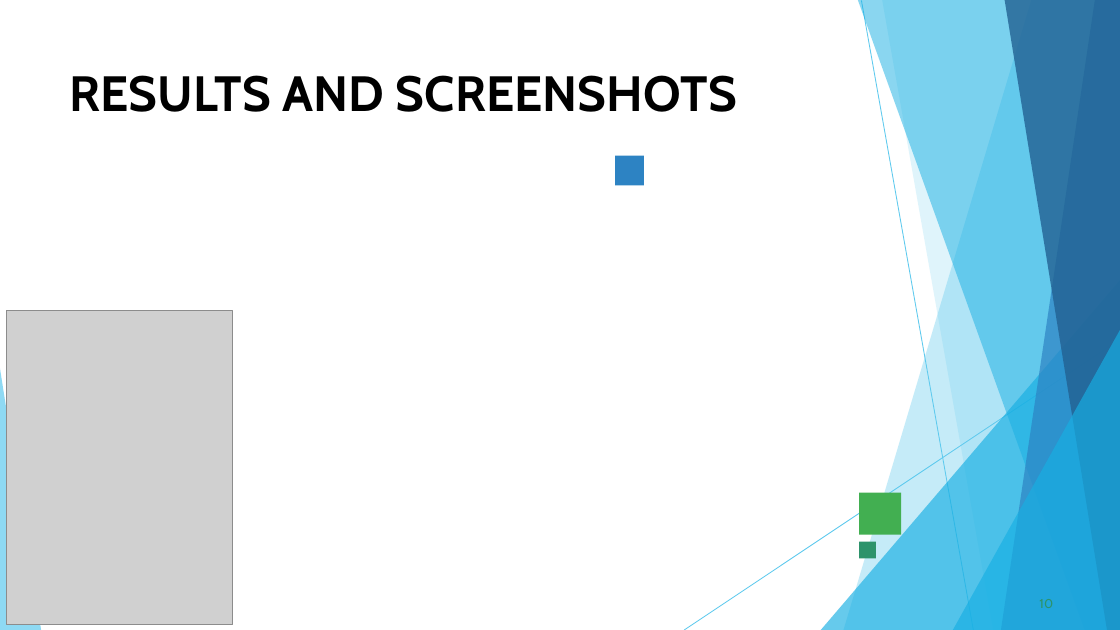
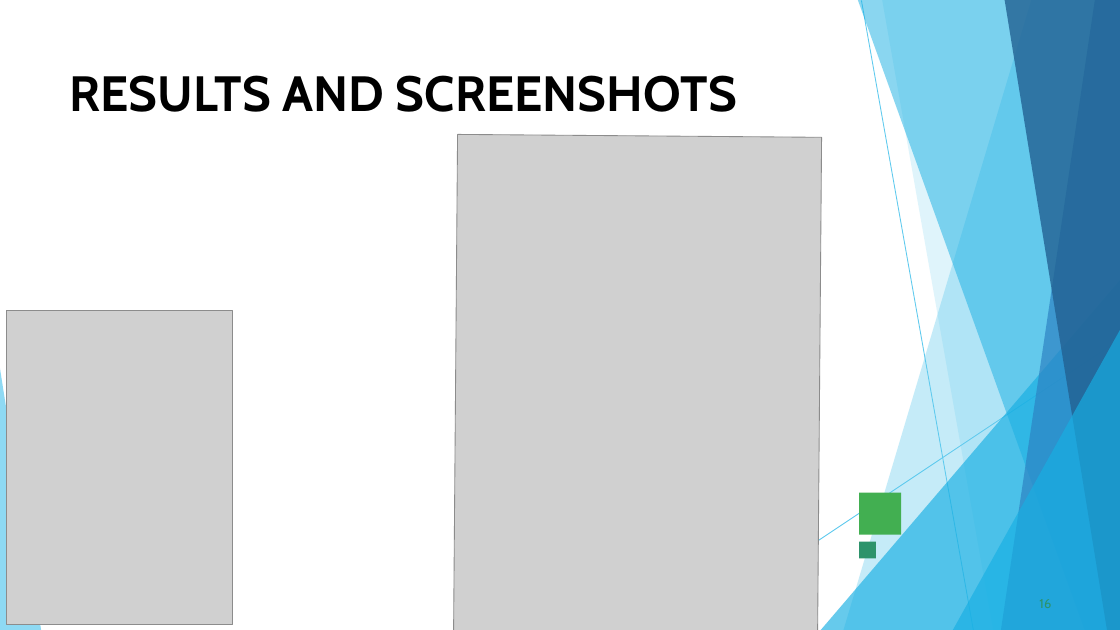
Before and after one commit to karthikagopalsamy28-maker/Karthika, a slide deck: slide 16 of PPT FWD TNSDC 2025 (1).pptx (slide 10 before the commit). Drawn at 1120x630 pixels with LibreOffice and Linux fonts; fonts in the diff are those of the drawing; grey boxes stand for pictures. Boxes give left, top, right and bottom in pixels: in the first picture for what was removed or moved away, otherwise in the second. Text is boxed around its words. In the diff, an @@ line names an element or a change of style, - is before the commit and + after.

```diff
--- a/PPT FWD TNSDC 2025 (1).pptx
+++ b/PPT FWD TNSDC 2025 (1).pptx
@@ picture added at (x1=453, y1=135, x2=822, y2=630) @@
@@ page number at (x1=1039, y1=599, x2=1051, y2=608): text changed @@
-10
+16
```
Also in this commit, not shown: 6 other slides changed, 17 slides added, 3 slides removed.
